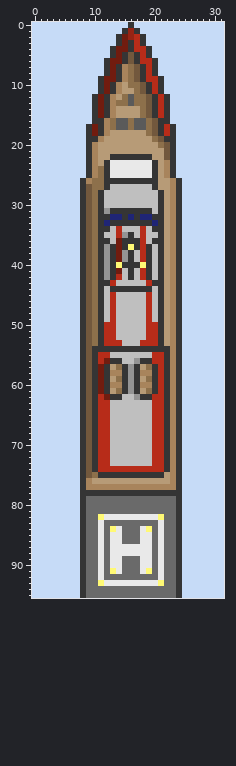
Two states of a sprite sheet, res/3.png. The first picture shows the starting point.
The file is 32x96 pixels.
New version:
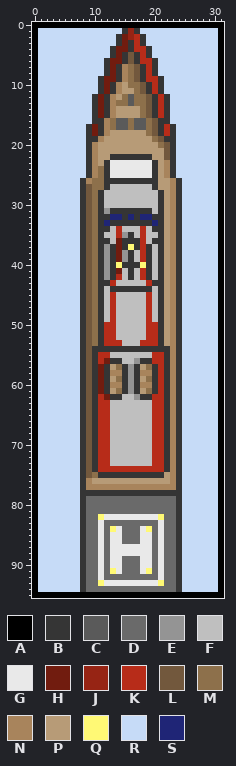
Palette (. is transparent): A #000000  B #353535  C #5a5a5a  D #6a6a6a  E #949494  F #bfbfbf  G #e9e9e9  H #711c0f  J #962414  K #b72c19  L #72583d  M #8d704b  N #a8845c  P #b79b77  Q #fff975  R #c6dbf7  S #1f2576
Difference:
Changed rows in their new state; - is an unchanged pixel.
first column x 0:
 0 AAAAAAAAAAAAAAAAAAAAAAAAAAAAAAAA
 1 A------------------------------A
 2 A------------------------------A
 3 A------------------------------A
 4 A------------------------------A
 5 A------------------------------A
 6 A------------------------------A
 7 A------------------------------A
 8 A------------------------------A
 9 A------------------------------A
10 A------------------------------A
11 A------------------------------A
12 A------------------------------A
13 A------------------------------A
14 A------------------------------A
15 A------------------------------A
16 A------------------------------A
17 A------------------------------A
18 A------------------------------A
19 A------------------------------A
20 A------------------------------A
21 A------------------------------A
22 A------------------------------A
23 A------------------------------A
24 A------------------------------A
25 A------------------------------A
26 A------------------------------A
27 A------------------------------A
28 A------------------------------A
29 A------------------------------A
30 A------------------------------A
31 A------------------------------A
32 A------------------------------A
33 A------------------------------A
34 A------------------------------A
35 A------------------------------A
36 A------------------------------A
37 A------------------------------A
38 A------------------------------A
39 A------------------------------A
40 A------------------------------A
41 A------------------------------A
42 A------------------------------A
43 A------------------------------A
44 A------------------------------A
45 A------------------------------A
46 A------------------------------A
47 A------------------------------A
48 A------------------------------A
49 A------------------------------A
50 A------------------------------A
51 A------------------------------A
52 A------------------------------A
53 A------------------------------A
54 A------------------------------A
55 A------------------------------A
56 A------------------------------A
57 A------------------------------A
58 A------------------------------A
59 A------------------------------A
60 A------------------------------A
61 A------------------------------A
62 A------------------------------A
63 A------------------------------A
64 A------------------------------A
65 A------------------------------A
66 A------------------------------A
67 A------------------------------A
68 A------------------------------A
69 A------------------------------A
70 A------------------------------A
71 A------------------------------A
72 A------------------------------A
73 A------------------------------A
74 A------------------------------A
75 A------------------------------A
76 A------------------------------A
77 A------------------------------A
78 A------------------------------A
79 A------------------------------A
80 A------------------------------A
81 A------------------------------A
82 A------------------------------A
83 A------------------------------A
84 A------------------------------A
85 A------------------------------A
86 A------------------------------A
87 A------------------------------A
88 A------------------------------A
89 A------------------------------A
90 A------------------------------A
91 A------------------------------A
92 A------------------------------A
93 A------------------------------A
94 A------------------------------A
95 AAAAAAAAAAAAAAAAAAAAAAAAAAAAAAAA
